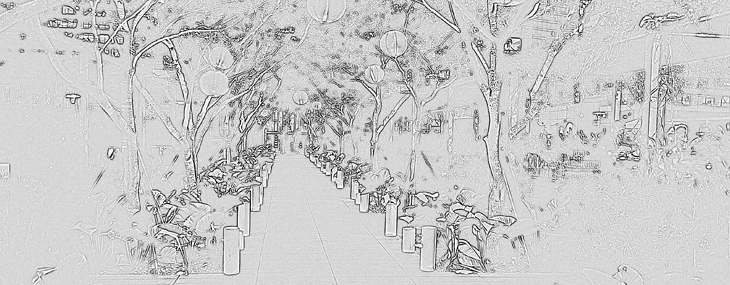
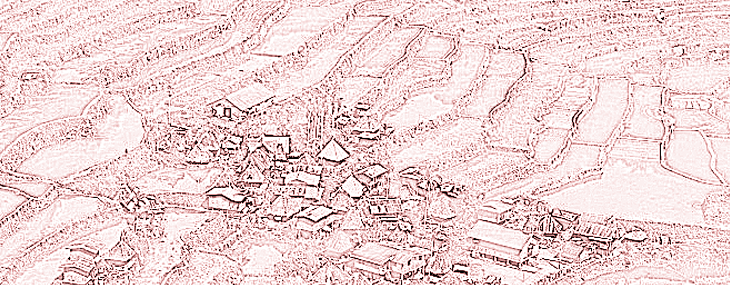
Revision of a layered 730x285 image; what changed, layer by layer:
painted on "Background copy" over (0, 0, 730, 285)
